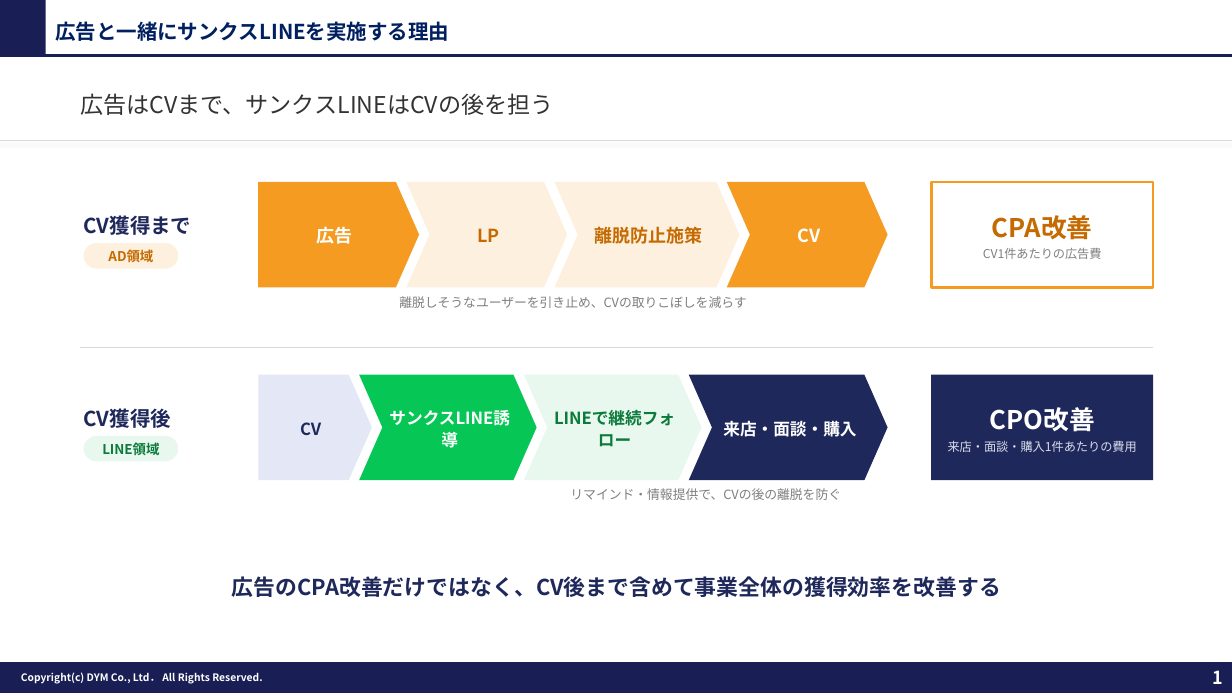
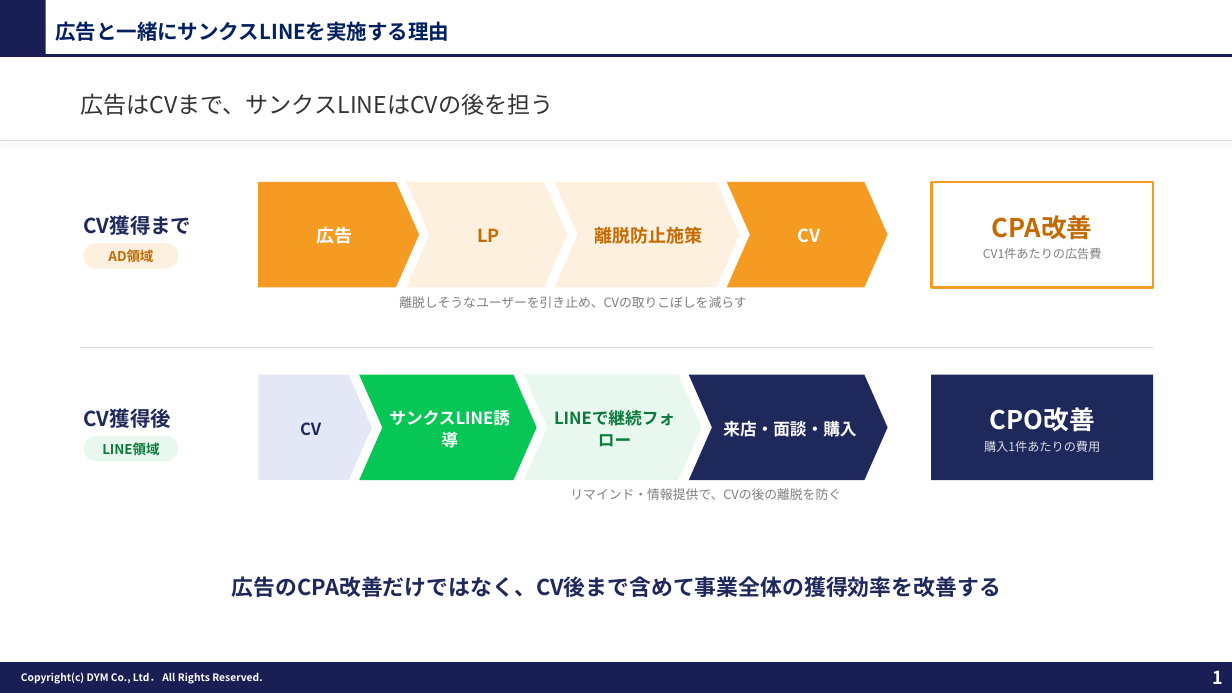
Before and after one commit to tonomura-r-dev/folder, a slide deck: slide 1 of 20261007_サンクスLINE誘導のご提案_業界別ver3.0.pptx. Drawn at 1232x693 pixels with LibreOffice and Linux fonts; fonts in the diff are those of the drawing; background and template pictures are left out. Boxes give left, top, right and bottom in pixels: in the first picture for what was removed or moved away, otherwise in the second. Text is boxed around its words. In the diff, an @@ line names an element or a change of style, - is before the commit and + after.

```diff
--- a/20261007_サンクスLINE誘導のご提案_業界別ver3.0.pptx
+++ b/20261007_サンクスLINE誘導のご提案_業界別ver3.0.pptx
@@ text in rectangle at [984,441,1100,452]: text changed @@
-来店・面談・購入1件あたりの費用
+購入1件あたりの費用
```
Also in this commit, not shown: 2 other slides changed, 8 other files.
